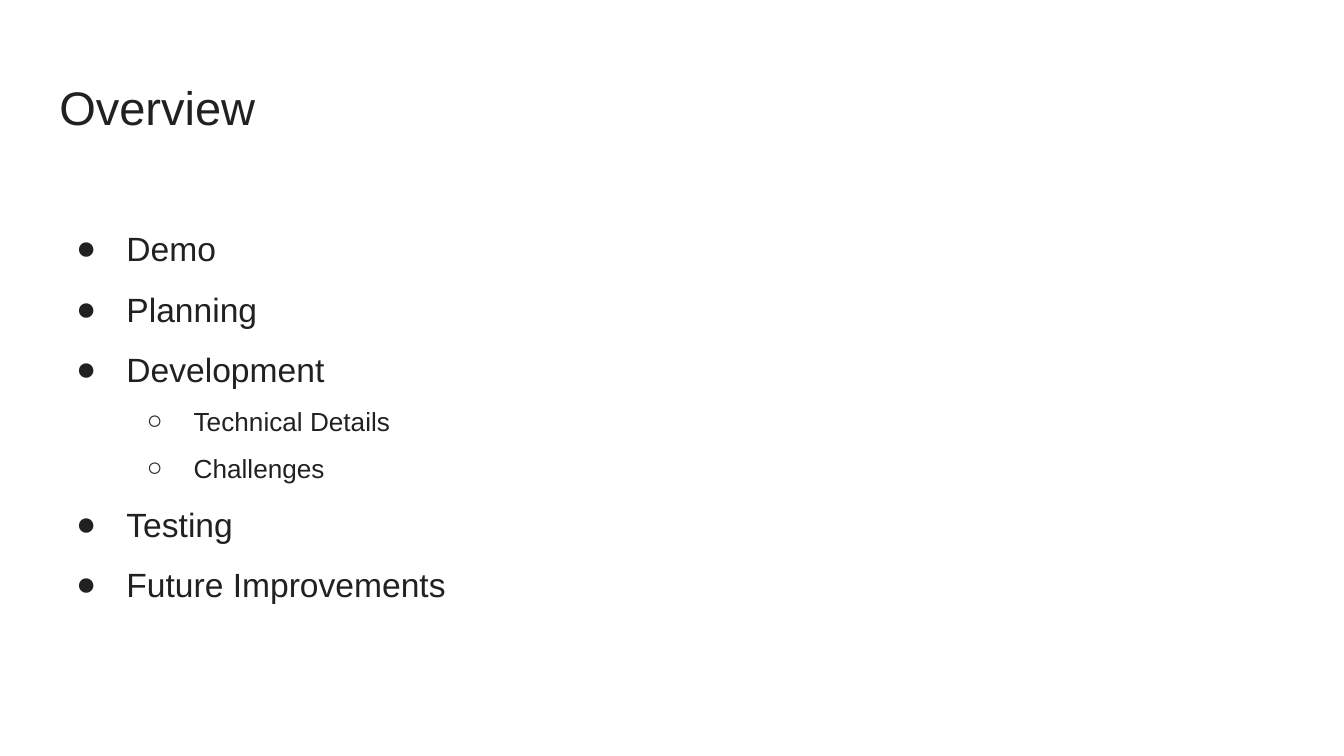
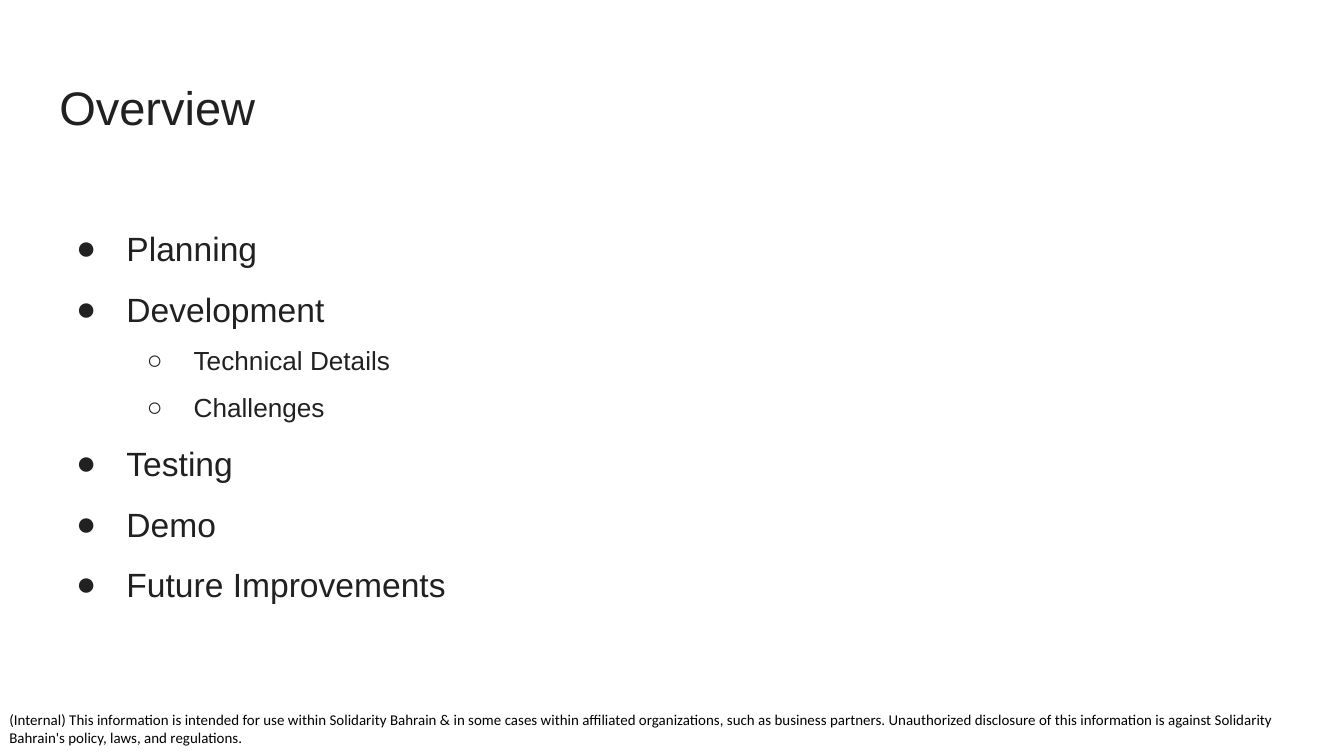
Before and after one commit to MohdAlmosawy/CopycatSimonsSymphony, a slide deck: slide 2 of Documentation/CopycatSimonsSymphonypresintation.pptx. Drawn at 1344x756 pixels with LibreOffice and Linux fonts; fonts in the diff are those of the drawing. Boxes give left, top, right and bottom in pixels: in the first picture for what was removed or moved away, otherwise in the second. Text is boxed around its words. In the diff, an @@ line names an element or a change of style, - is before the commit and + after.

```diff
--- a/Documentation/CopycatSimonsSymphonypresintation.pptx
+++ b/Documentation/CopycatSimonsSymphonypresintation.pptx
@@ text at [126, 238, 216, 262]: paragraph removed @@
-● Demo
@@ text at [126, 514, 216, 538]: paragraph added @@
+● Demo
@@ text added at [9, 714, 1272, 746], 8 pt, text #000000 @@
+(Internal) This information is intended for use within Solidarity Bahrain & in some cases within affiliated organizations, such as business partners. Unauthorized disclosure of this information is against Solidarity Bahrain's policy, laws, and regulations.
```
Also in this commit, not shown: 6 other slides changed.
